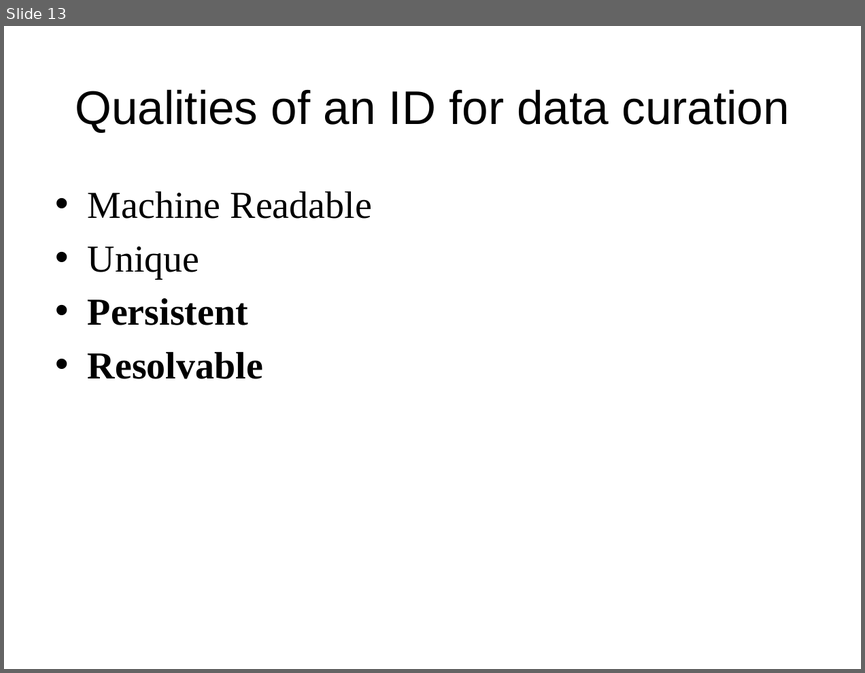
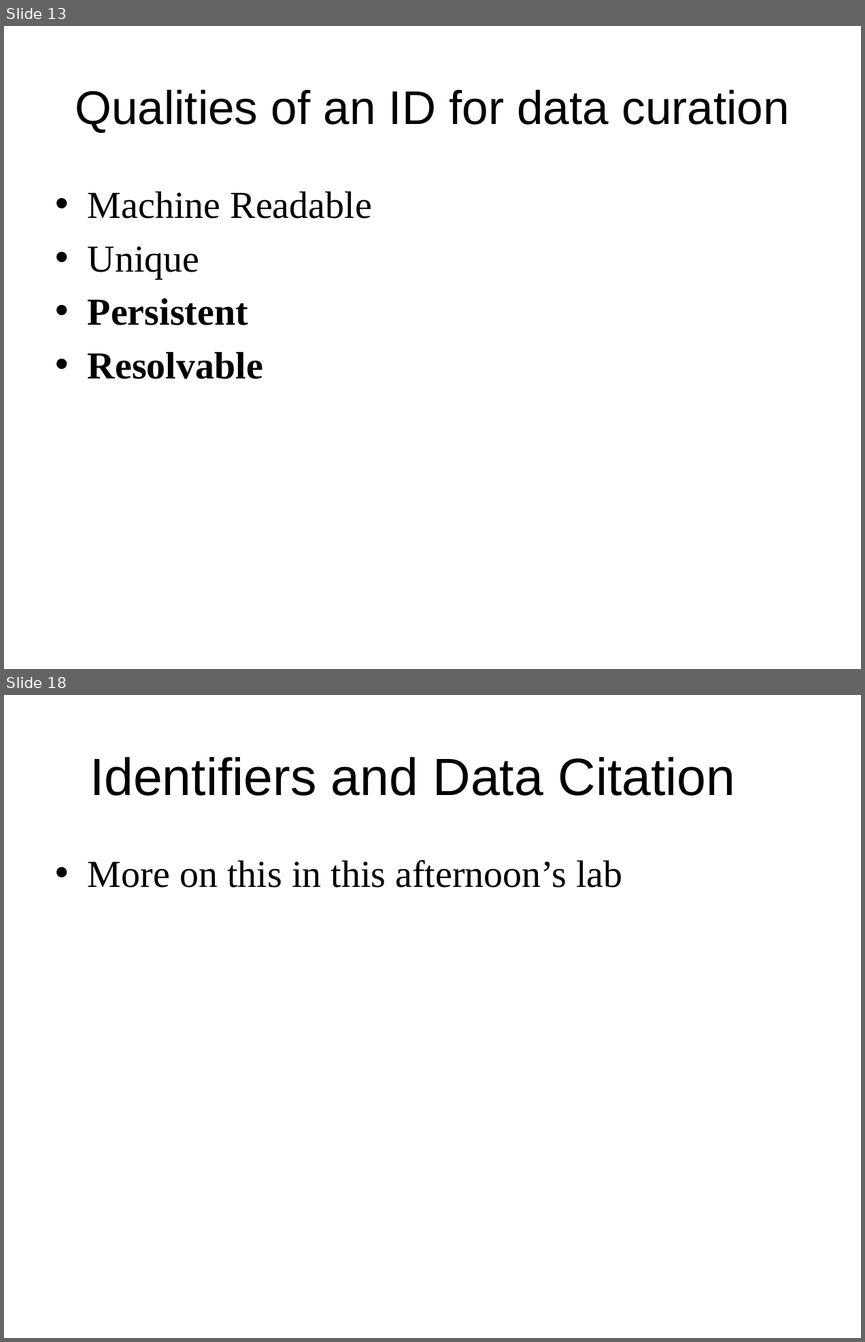
Before and after one commit to DataCurationWorkshop/HongKongCurationWorkshop, a slide deck: Day_1/Lectures/Slides/Day_1_Lecture_Identifier.pptx. Shown one above the other, each under a label of ours: slide 13 before the commit, slides 13 and 18 after it; the slides between them are not shown. The pictures are 865x673 and 865x1342 pixels, drawn with LibreOffice and Linux fonts; fonts in the diff are those of the drawing; background and template pictures are left out. Boxes give left, top, right and bottom in pixels: in the first picture for what was removed or moved away, otherwise in the second. Text is boxed around its words. In the diff, an @@ line names an element or a change of style, - is before the commit and + after.

Commit message:
adding identifier text and slides - almost done

```diff
--- a/Day_1/Lectures/Slides/Day_1_Lecture_Identifier.pptx
+++ b/Day_1/Lectures/Slides/Day_1_Lecture_Identifier.pptx
@@ slide 18 added at (4,695,861,1338), background #FFFFFF @@
@@ title added at (90,757,735,796), 44 pt, text #000000 @@
+Identifiers and Data Citation
@@ text added at (88,860,622,887), 32 pt, text #000000 @@
+• More on this in this afternoon’s lab
```
Also in this commit, not shown: 6 slides changed, 3 other slides added, 1 slide removed, 2 other files.
